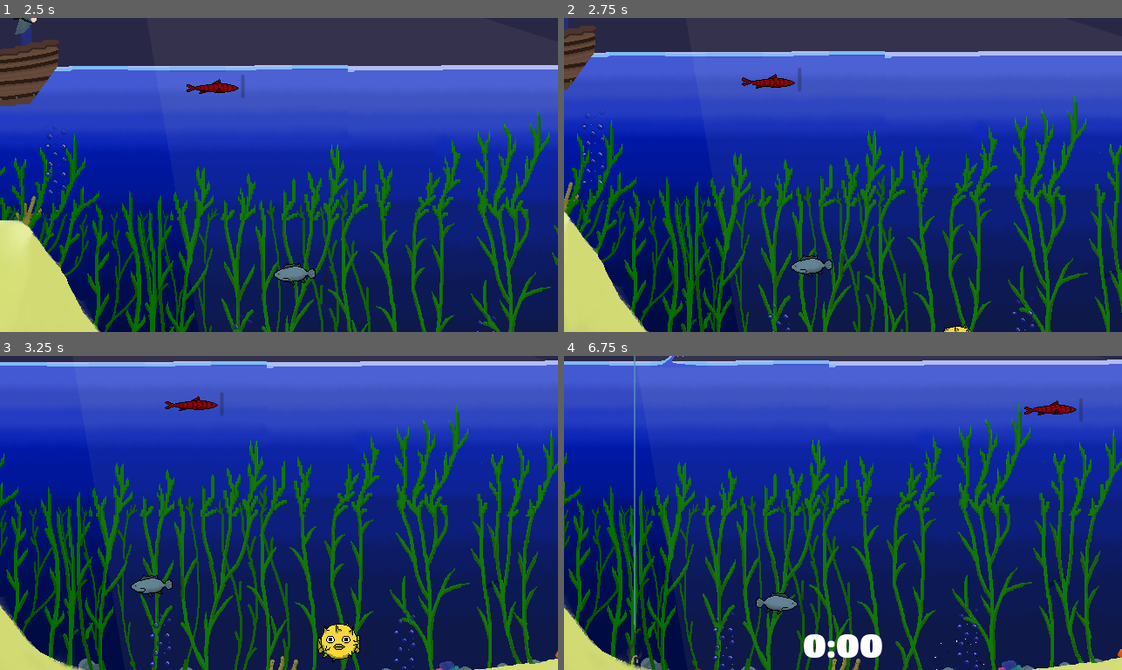
Above: before the commit, frames 1-4 (two rows, left to right).
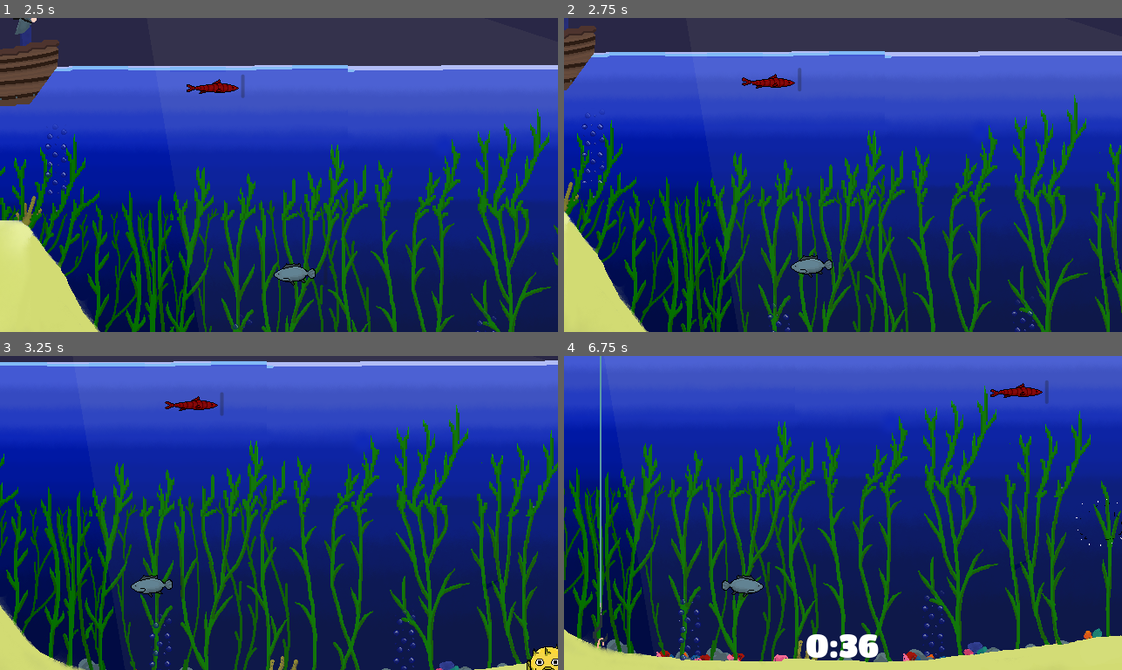
Above: after the commit, the same moments.

Repository: Timeo21/OGJ-8
Game: Godot game, scene res://scenes/main.tscn
The game is run twice, just before and just after one commit, with the same random seed, the same clock (stepped at 60 frames per second) and the same inputs. This scene is started directly instead of the project's main scene. Sound files missing from this copy of the repository are replaced by a short silence.
Inputs:
- Up to frame 1 (2.5 s): click "Go Fishing" at 0.5 s; hold D (right) 1.28-2.03 s
- Up to frame 2 (2.75 s): no input
- Up to frame 3 (3.25 s): hold D (right) from 2.78 s (still down)
- Up to frame 4 (6.75 s): release D (right) at 3.53 s; hold Up (up) 3.53-4.28 s; hold D (right) from 6.53 s (still down)

Frame 1 is identical in both runs. In frame 2, less than 0.1% of the frame differs, in the area x 67-73%, y 97-100%; in frame 3, 1.1%; in frame 4, 38%, in the area x 0-100%, y 0-100%.

Commit message:
level 7 test

Diff:
--- a/scenes/main.tscn
+++ b/scenes/main.tscn
@@ -85,7 +85,6 @@
 menu_ui = NodePath("UI/Control/Menu UI")
 game_ui = NodePath("UI/Control/Game UI")
 cursor = NodePath("Gameplay/Cursor")
-time = 2.825
 
 [node name="UI" type="CanvasLayer" parent="." unique_id=1388712454]
 
--- a/scenes/tester.tscn
+++ b/scenes/tester.tscn
@@ -8,6 +8,7 @@
 
 [node name="Tester" type="Node" unique_id=90102652 node_paths=PackedStringArray("buy_panel", "summary_panel")]
 script = ExtResource("1_mnnv6")
+test_number = 7
 buy_panel = NodePath("Control/BuyPanel")
 summary_panel = NodePath("Control/DaySummaryPanel")
 
--- a/scripts/fish_easy.gd
+++ b/scripts/fish_easy.gd
@@ -30,6 +30,7 @@
 	sprite_width = collision_shape_2d.shape.get_rect().size.x
 
 func _process(delta: float) -> void:
+
 	super._process(delta)
 	angular_speed = randf_range(min_angular_speed, max_angular_speed)
 	speed = randf_range(min_speed, max_speed)
@@ -54,9 +55,11 @@
 
 	timer -= delta
 	position += dir.normalized() * speed * delta
+	queue_redraw()
 #
-#func _draw() -> void:
-	#draw_line(Vector2.ZERO, direction.normalized() * 100, Color.RED, 1.0)
+func _draw() -> void:
+	if GameState.isItemOwned(Utils.ItemId.PREDICTION):
+		draw_line(Vector2.ZERO,  (dir.normalized() *100), Color.RED, 1.0)
 	#draw_circle(targetP - position, 5, Color.RED)
 
 func get_max_speed() -> float:
--- a/scripts/hard_fish.gd
+++ b/scripts/hard_fish.gd
@@ -5,6 +5,7 @@
 var time_elapsed =0
 @onready var animation : AnimatedSprite2D = $Area2D/AnimatedSprite2D
 var future_position = Vector2.ZERO
+var future_dir = Vector2.ZERO
 
 @onready var collision_shape_2d: CollisionShape2D = $Area2D/CollisionShape2D
 
@@ -22,6 +23,8 @@
 	future_position = position
 	animation.animation_looped.connect(func ():
 		#dir = dir.rotated(randf_range(-360,360)/(180*PI) * speed_angular * delta)
+		dir = future_dir
+		queue_redraw()
 		position = future_position
 		time_elapsed =0)
 	pass # Replace with function body.
@@ -41,16 +44,26 @@
 		#position = future_position
 		##print(position)
 		#time_elapsed =0
-	dir = dir.rotated(randf_range(-360,360)/(180*PI) * speed_angular * delta)
+	future_dir = dir.rotated(randf_range(-360,360)/(180*PI) * speed_angular * delta)
 
 
 	if (future_position.x < top_left_pos.x +collision_shape_2d.shape.get_rect().size.x/2):
-		dir = (dir.normalized() + Vector2.RIGHT).normalized()
+		future_dir = (future_dir.normalized() + Vector2.RIGHT).normalized()
+		#queue_redraw()
 	elif (future_position.x>bot_right_pos.x - collision_shape_2d.shape.get_rect().size.x/2):
-		dir = (dir.normalized() + Vector2.LEFT).normalized()
+		future_dir = (future_dir.normalized() + Vector2.LEFT).normalized()
+		#queue_redraw()
 	elif (future_position.y >bot_right_pos.y- collision_shape_2d.shape.get_rect().size.y/2):
-		dir = (dir.normalized() + Vector2.UP).normalized()
+		future_dir = (future_dir.normalized() + Vector2.UP).normalized()
+		#queue_redraw()
 	elif (future_position.y < top_left_pos.y+ collision_shape_2d.shape.get_rect().size.y/2):
-		dir = (dir.normalized() + Vector2.DOWN).normalized()
-	future_position += dir.normalized() *speed *delta
+		future_dir = (future_dir.normalized() + Vector2.DOWN).normalized()
+		#queue_redraw()
+	future_position += future_dir.normalized() *speed *delta
+	queue_redraw()
 	pass
+
+func _draw() -> void:
+	if GameState.isItemOwned(Utils.ItemId.PREDICTION):
+		#draw_line(Vector2.ZERO,  (future_dir.normalized() *100), Color.RED, 1.0)
+		draw_circle(future_position-position, 5, Color.RED)
--- a/scripts/tester.gd
+++ b/scripts/tester.gd
@@ -50,3 +50,10 @@
 		var i: int = GameState.item_pool.find(Utils.ItemId.FAST)
 		GameState.item_pool.remove_at(i)
 		TransitionPlayer.change_scene("res://scenes/main.tscn")
+
+	if test_number == 7:
+		randomize()
+		GameState.owned_items.push_back(Utils.ItemId.PREDICTION)
+		var i: int = GameState.item_pool.find(Utils.ItemId.PREDICTION)
+		GameState.item_pool.remove_at(i)
+		TransitionPlayer.change_scene("res://scenes/main.tscn")
